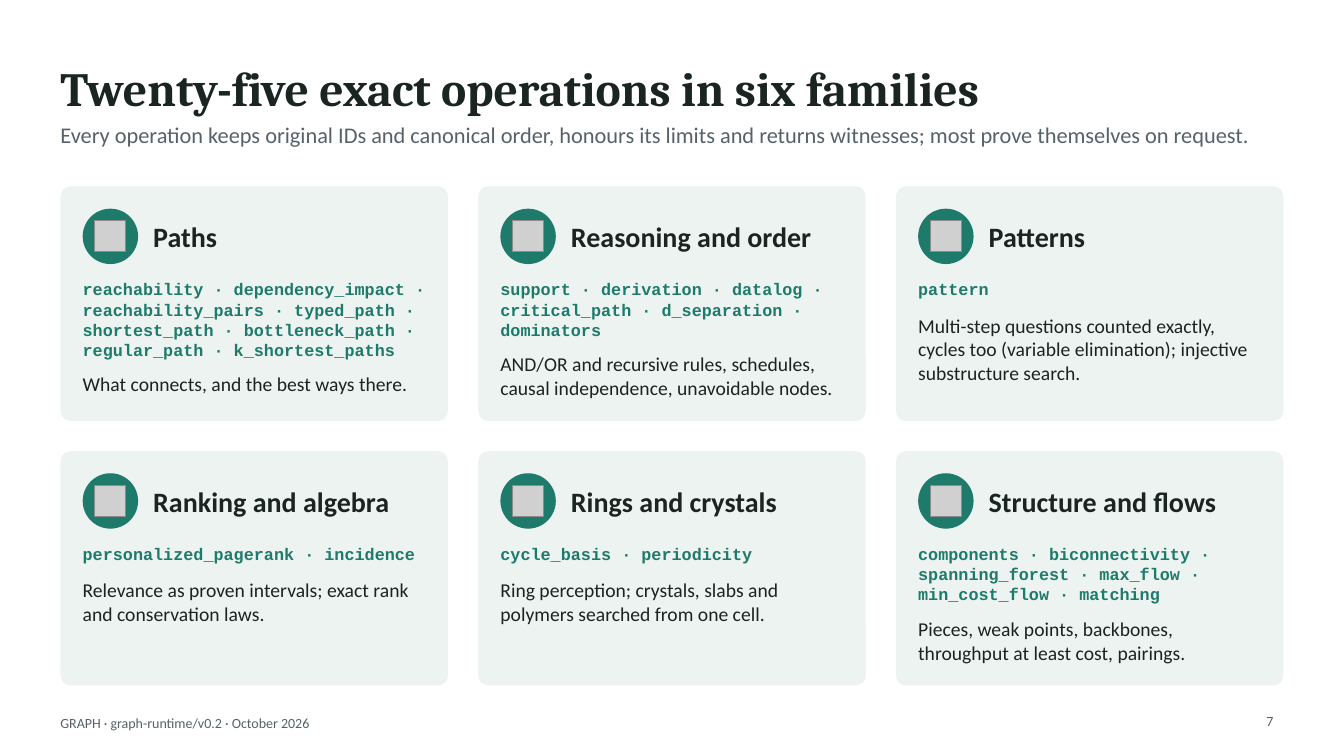
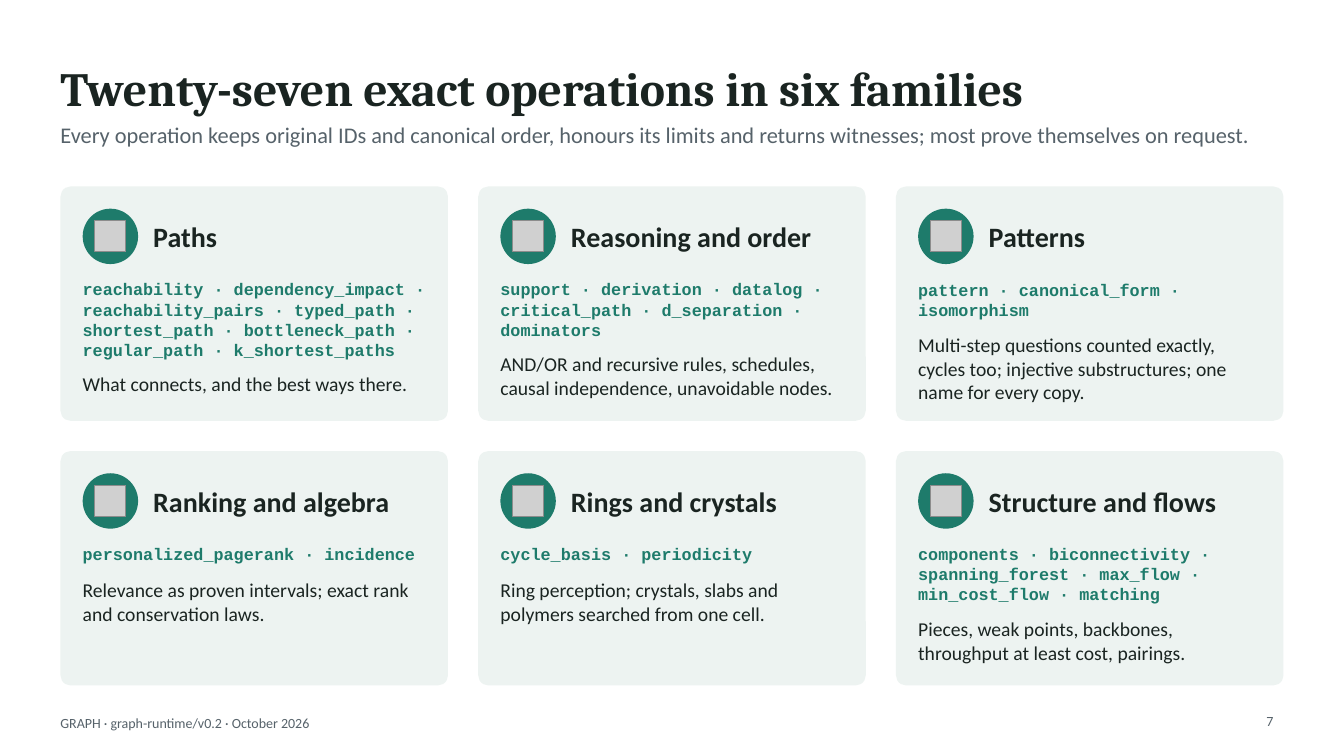
Before and after one commit to hlxin/graph, a slide deck: slide 7 of docs/GRAPH_slides.pptx. Drawn at 1344x756 pixels with LibreOffice and Linux fonts; fonts in the diff are those of the drawing; grey boxes stand for pictures. Boxes give left, top, right and bottom in pixels: in the first picture for what was removed or moved away, otherwise in the second. Text is boxed around its words. In the diff, an @@ line names an element or a change of style, - is before the commit and + after.

```diff
--- a/docs/GRAPH_slides.pptx
+++ b/docs/GRAPH_slides.pptx
@@ title at (x1=60, y1=72, x2=1023, y2=116): text changed @@
-Twenty-five exact operations in six families
+Twenty-seven exact operations in six families
@@ text at (x1=918, y1=283, x2=1160, y2=320): text changed @@
-pattern
+pattern · canonical_form · isomorphism
@@ text at (x1=918, y1=338, x2=1226, y2=402): text changed @@
-Multi-step questions counted exactly, cycles too (variable elimination); injective substructure search.
+Multi-step questions counted exactly, cycles too; injective substructures; one name for every copy.
```
Also in this commit, not shown: 7 other slides changed, 1 slide added, 3 other files.
